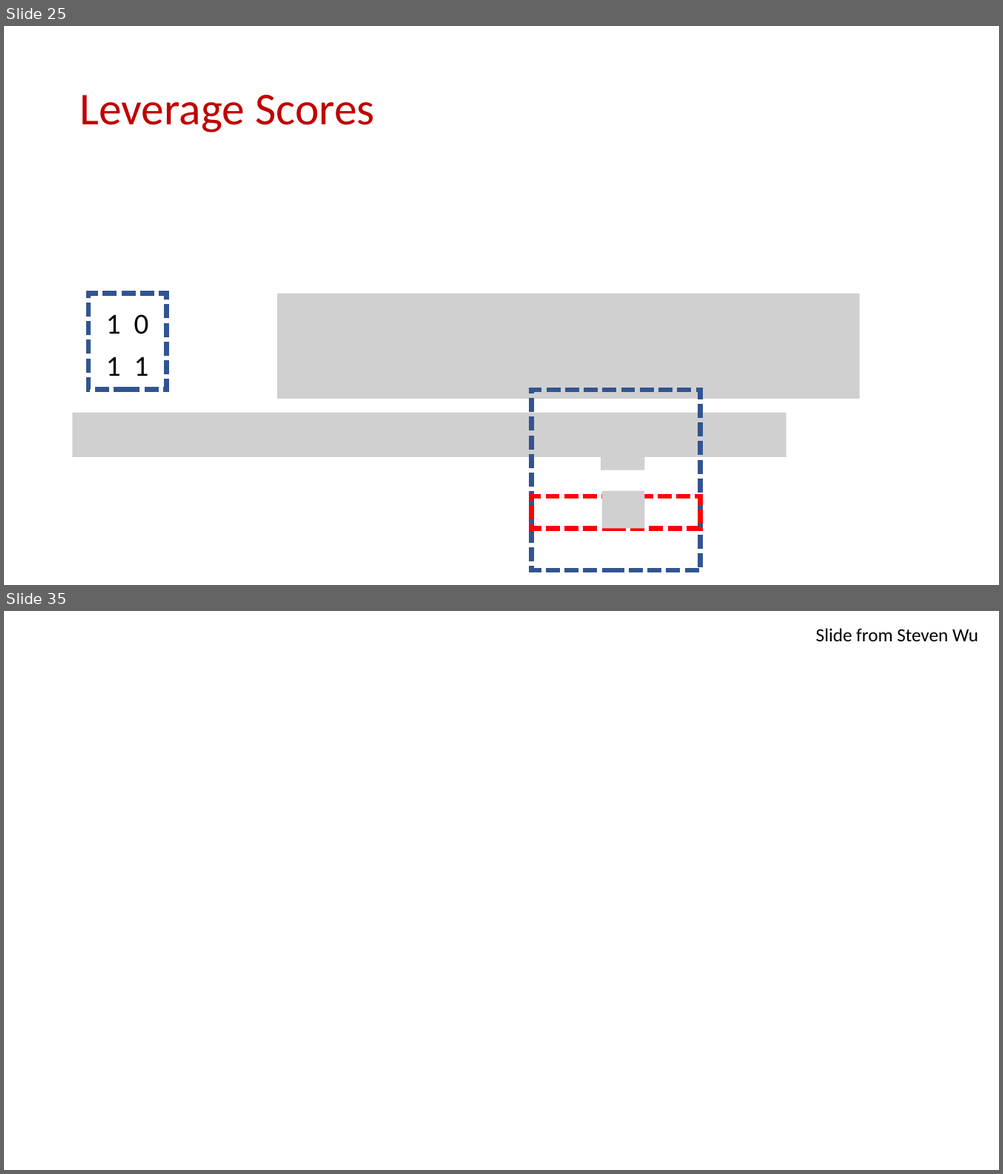
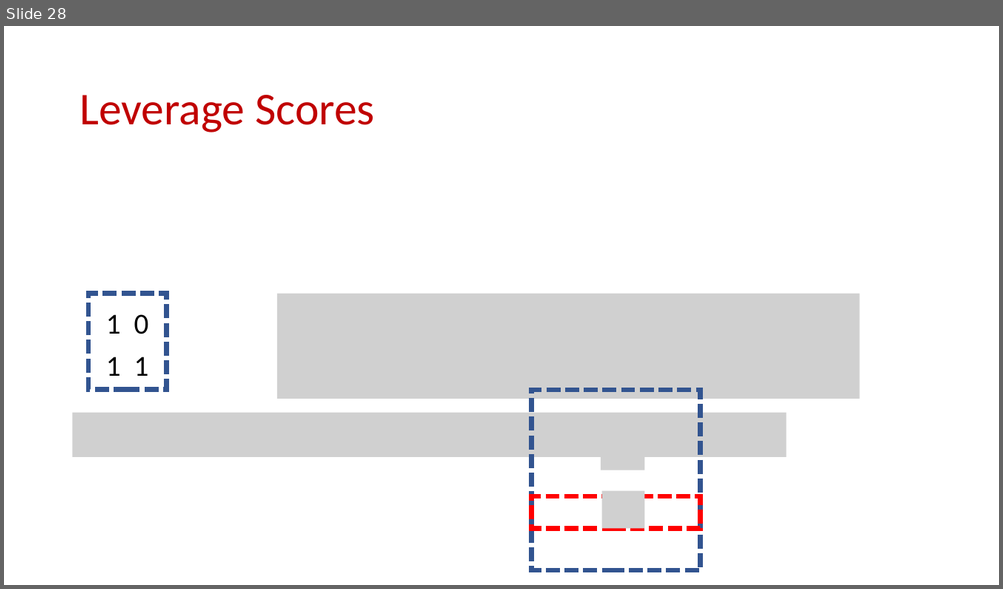
Before and after one commit to samsonzhou/samsonzhou.github.io, a slide deck: CSCE689-23/L31.pptx. Shown one above the other, each under a label of ours: slides 25 and 35 before the commit, slide 28 after it; the slides between them are not shown. The pictures are 1003x1174 and 1003x589 pixels, drawn with LibreOffice and Linux fonts; fonts in the diff are those of the drawing; grey boxes stand for pictures; background and template pictures are left out. Boxes give left, top, right and bottom in pixels: in the first picture for what was removed or moved away, otherwise in the second. Text is boxed around its words. In the diff, an @@ line names an element or a change of style, - is before the commit and + after.

```diff
--- a/CSCE689-23/L31.pptx
+++ b/CSCE689-23/L31.pptx
@@ slide 35 removed at [4, 611, 999, 1170], background picture (left out) @@
@@ text removed at [816, 628, 978, 641] @@
-Slide from Steven Wu
@@ what was slide 25 is now slide 28 @@
```
Also in this commit, not shown: 3 slides added, 20 other slides removed, 3 other files.
